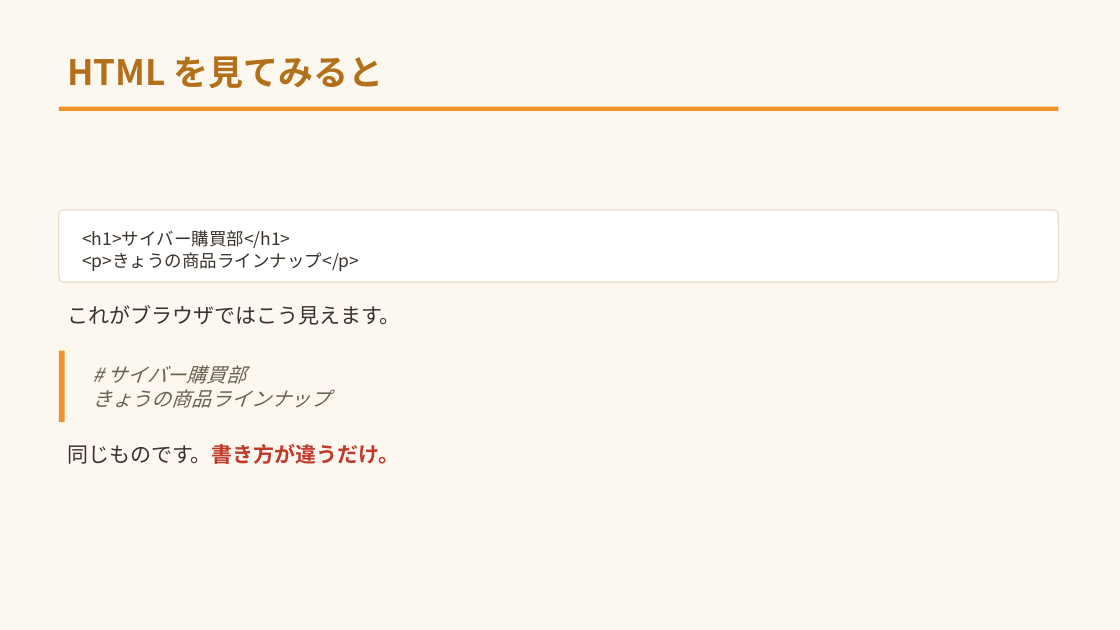
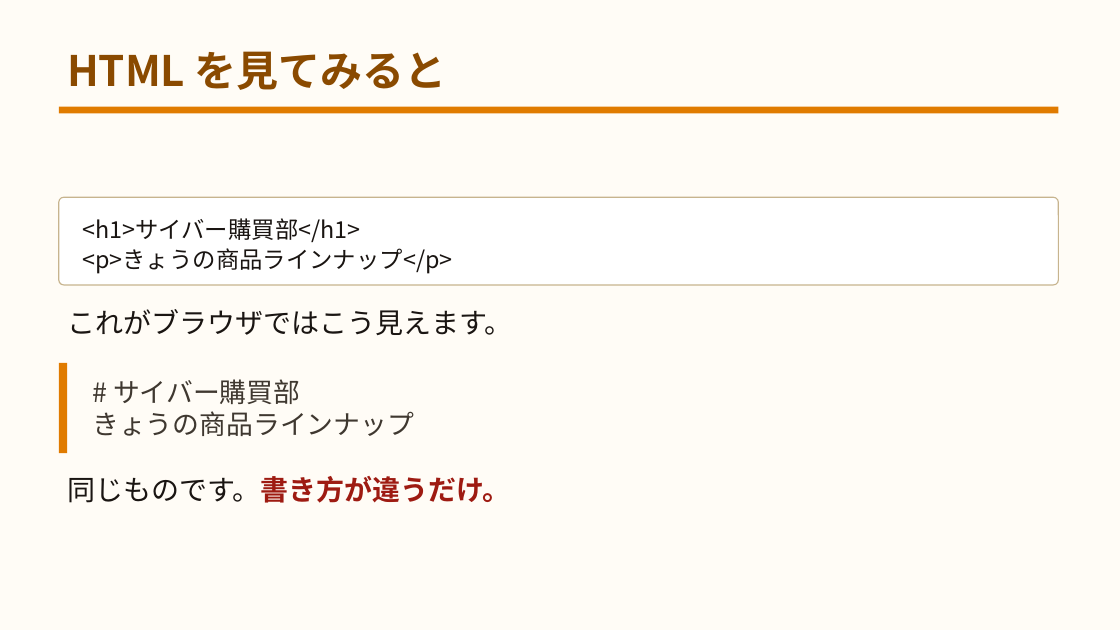
Before and after one commit to yuracode/isshop, a slide deck: slide 8 of docs/slides.pptx. Drawn at 1120x630 pixels with LibreOffice and Linux fonts; fonts in the diff are those of the drawing. Boxes give left, top, right and bottom in pixels: in the first picture for what was removed or moved away, otherwise in the second. Text is boxed around its words. In the diff, an @@ line names an element or a change of style, - is before the commit and + after.

```diff
--- a/docs/slides.pptx
+++ b/docs/slides.pptx
@@ background #FDF8EF to #FFFCF6 @@
@@ text "HTML を見てみると" at (67,51,447,90): size 30 to 36 pt, text colour #B3701A to #8A4A00 @@
@@ rectangle at (59,107,1059,113): fill #F0932B to #E07B00 @@
@@ rounded rectangle: place and size @@
-rounded rectangle at (59,210,1059,282)
+rounded rectangle at (59,197,1059,285)
@@ rounded rectangle at (59,197,1059,285): outline #E8DDC8 1 pt to #C7B48E 1 pt; proportions changed @@
@@ text "<h1>サイバー購買部</h1>": place and size @@
-text "<h1>サイバー購買部</h1>" at (82,230,359,271)
+text "<h1>サイバー購買部</h1>" at (82,218,453,274)
@@ text "<h1>サイバー購買部</h1>" at (82,218,453,274): size 15 to 20 pt, text colour #3A332B to #1A1512 @@
@@ text "これがブラウザではこう見えます。" at (67,309,512,335): size 18 to 24 pt, text colour #3A332B to #1A1512 @@
@@ rectangle at (59,363,67,454): fill #F0932B to #E07B00 @@
@@ rectangle: place and size @@
-rectangle at (59,350,65,422)
+rectangle at (59,363,67,454)
@@ text "# サイバー購買部": place and size @@
-text "# サイバー購買部" at (92,365,330,408)
+text "# サイバー購買部" at (92,379,414,436)
@@ text "# サイバー購買部" at (92,379,414,436): size 17 to 23 pt, text colour #6B5F4F to #3F3830, italic off @@
@@ text "同じものです。書き方が違うだけ。": place and size @@
-text "同じものです。書き方が違うだけ。" at (67,444,400,464)
+text "同じものです。書き方が違うだけ。" at (67,476,511,503)
@@ text "同じものです。書き方が違うだけ。" at (67,476,511,503): size 18 to 24 pt; text colour #3A332B to #1A1512, text colour #C0392B to #9E1B12 in "同じものです。書き方が違うだけ。" @@
```
Also in this commit, not shown: 51 other slides changed, 3 other files.
